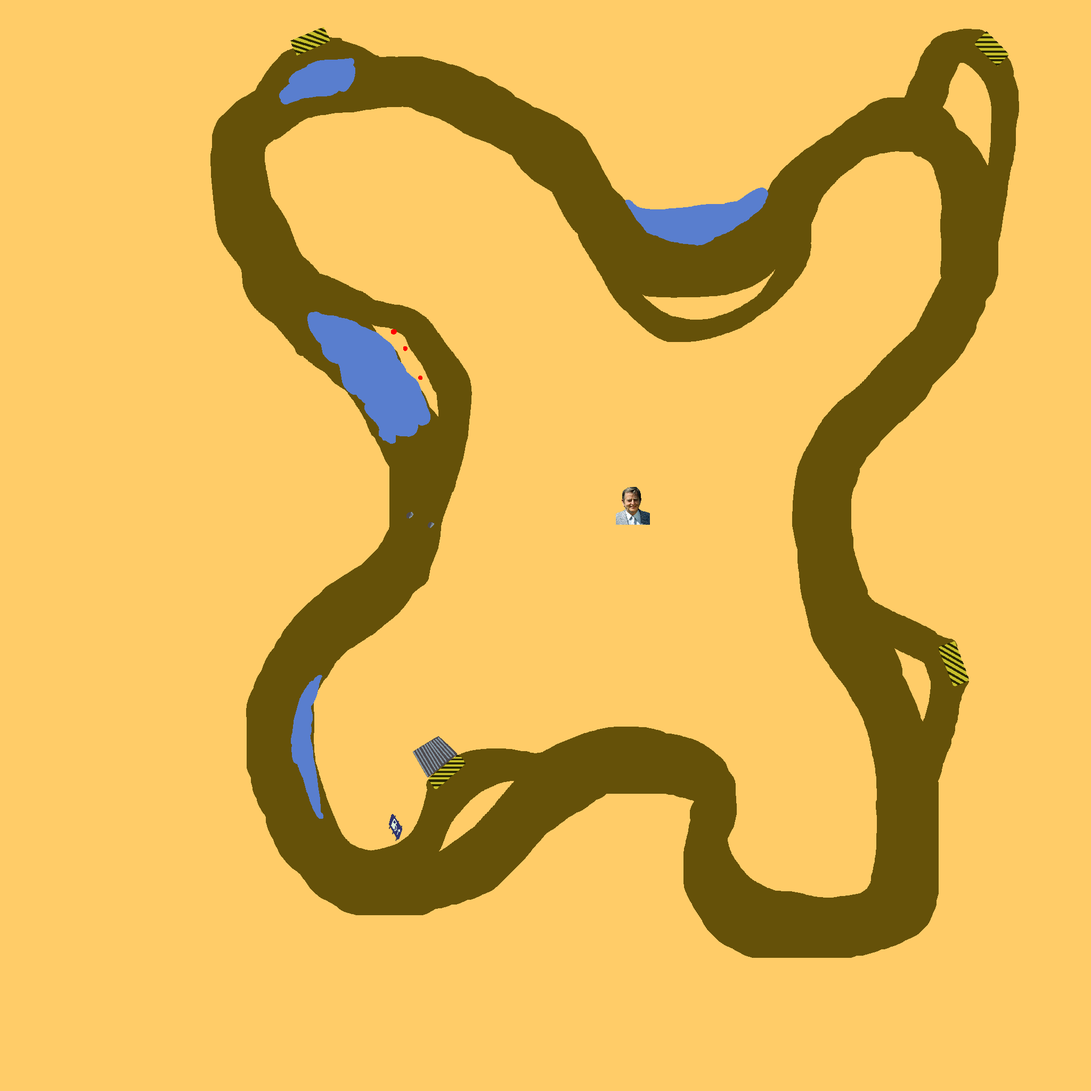
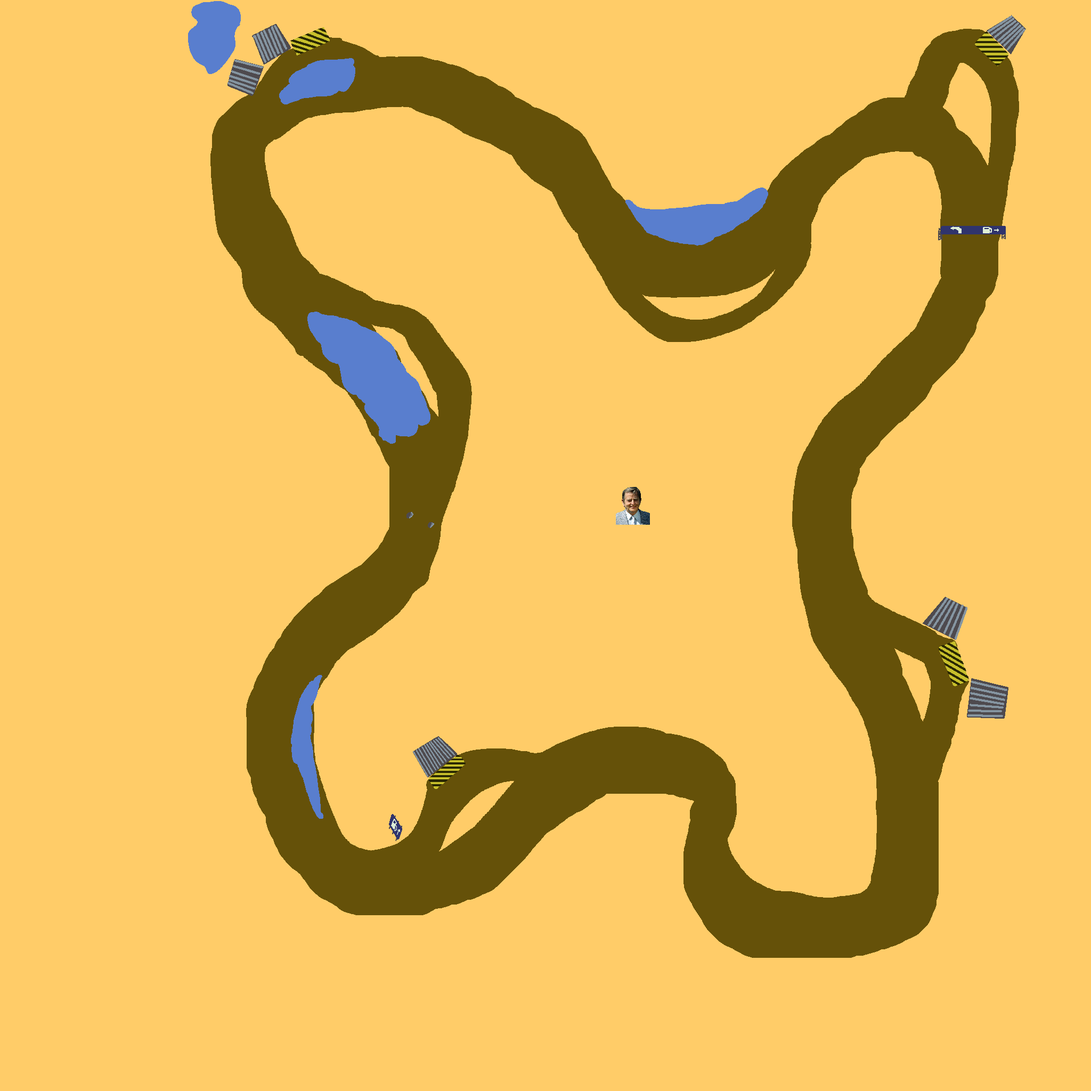
Layered file, before and after one edit (1091 x 1091). Changes by layer:
renamed "Paint Layer 4" to "pitstop_sign", painted on it over 204, 1, 1027, 719
added layer "Paint Layer 7(pasted)" in group "overhead" over 938, 225, 1007, 241
painted on "PitstopSheds" over 391, 329, 990, 719
painted on "colliders" over 391, 329, 423, 380
painted on "puddles" over 188, 1, 423, 380
